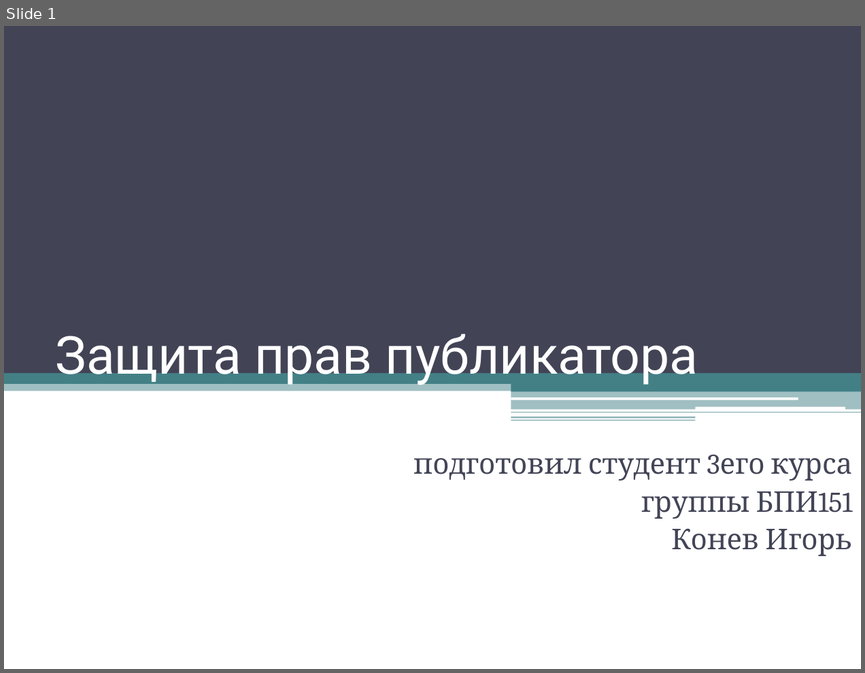
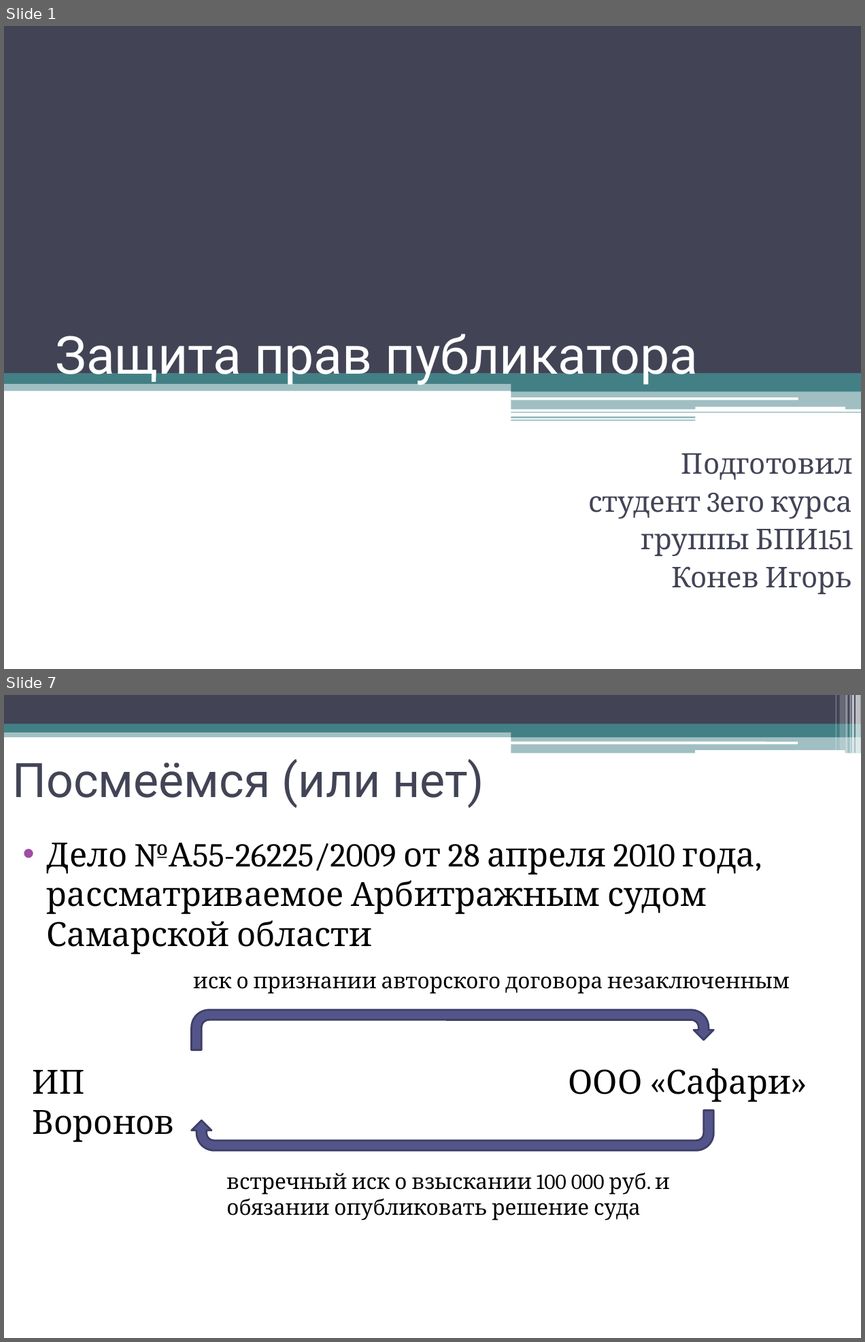
Before and after one commit to Mitsuhide777/PublisherRights, a slide deck: Защита прав публикатора.pptx. Shown one above the other, each under a label of ours: slide 1 before the commit, slides 1 and 7 after it; the slides between them are not shown. The pictures are 865x673 and 865x1342 pixels, drawn with LibreOffice and Linux fonts; fonts in the diff are those of the drawing. Boxes give left, top, right and bottom in pixels: in the first picture for what was removed or moved away, otherwise in the second. Text is boxed around its words. In the diff, an @@ line names an element or a change of style, - is before the commit and + after.

```diff
--- a/Защита прав публикатора.pptx
+++ b/Защита прав публикатора.pptx
@@ slide 7 added at box(4, 695, 861, 1338), background #FFFFFF @@
@@ rectangle added at box(4, 695, 861, 724), fill #424456 @@
@@ rectangle added at box(835, 695, 836, 750), fill #FFFFFF at 30% opacity @@
@@ rectangle added at box(839, 695, 844, 750), fill #FFFFFF at 20% opacity @@
@@ rectangle added at box(845, 695, 848, 753), fill #FFFFFF at 40% opacity @@
@@ rectangle added at box(850, 695, 851, 753), fill #FFFFFF at 60% opacity @@
@@ rectangle added at box(851, 695, 854, 753), fill #FFFFFF at 65% opacity @@
@@ rectangle added at box(855, 695, 861, 753), fill #FFFFFF at 65% opacity @@
@@ rectangle added at box(4, 729, 861, 737), fill #438086 at 50% opacity @@
@@ rectangle added at box(4, 724, 861, 732), fill #438086 @@
@@ rectangle added at box(511, 728, 861, 737), fill #438086 @@
@@ rounded rectangle added at box(511, 741, 798, 744), fill #FFFFFF @@
@@ rectangle added at box(511, 736, 861, 753), fill #438086 at 50% opacity @@
@@ rounded rectangle added at box(695, 750, 844, 753), fill #FFFFFF @@
@@ title added at box(12, 759, 484, 808), 40 pt, text #424456 @@
+Посмеёмся (или нет)
@@ text added at box(47, 843, 755, 954), 28 pt, text #000000 @@
+• Дело №А55-26225/2009 от 28 апреля 2010 года, рассматриваемое Арбитражным судом Самарской области
@@ text added at box(193, 976, 789, 994), 18 pt, text #000000 @@
+иск о признании авторского договора незаключенным
@@ uturn arrow added at box(192, 1009, 713, 1050), fill #53548A, outline #3D3E66 1.5 pt @@
@@ text added at box(33, 1070, 175, 1142), 28 pt, text #000000 @@
+ИП Воронов
@@ text added at box(568, 1068, 791, 1102), 28 pt, text #000000 @@
+ООО «Сафари»
@@ uturn arrow added at box(192, 1110, 713, 1150), fill #53548A, outline #3D3E66 1.5 pt @@
@@ text added at box(226, 1172, 670, 1220), 18 pt, text #000000 @@
+встречный иск о взыскании 100 000 руб. и обязании опубликовать решение суда
@@ slide 1 changed as well @@
@@ subtitle at box(588, 453, 853, 518): text changed @@
-подготовил студент 3его курса
+Подготовил
+студент 3его курса
```
Also in this commit, not shown: 7 other slides added, 2 slides removed, 2 other files.
